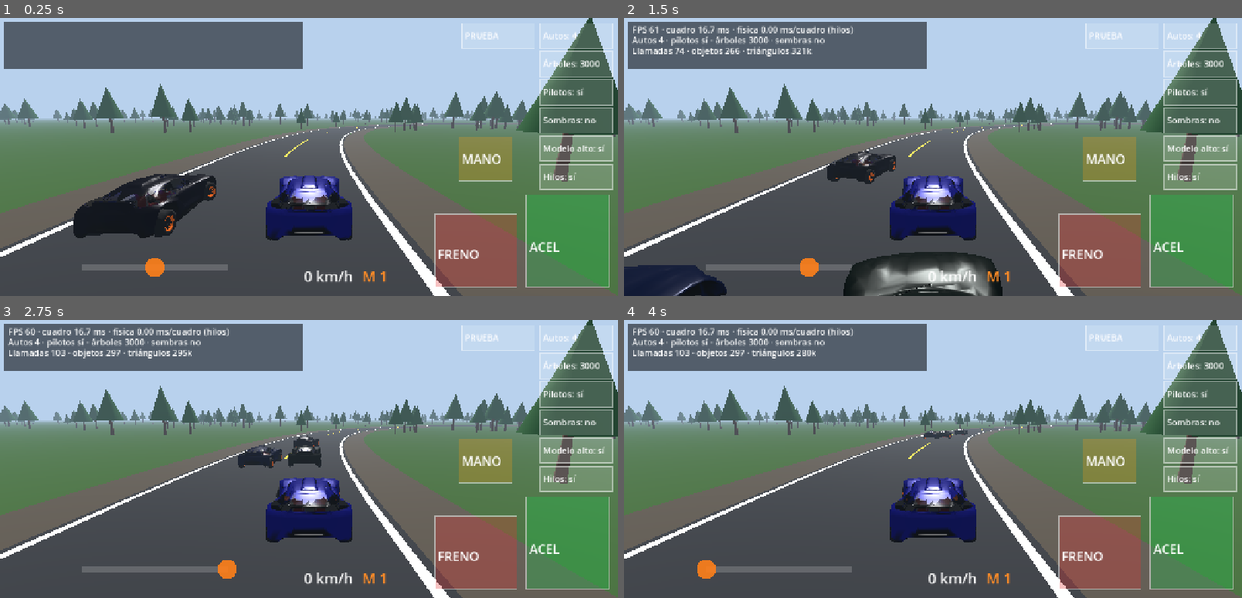
Above: before the commit, frames 1-4 (two rows, left to right).
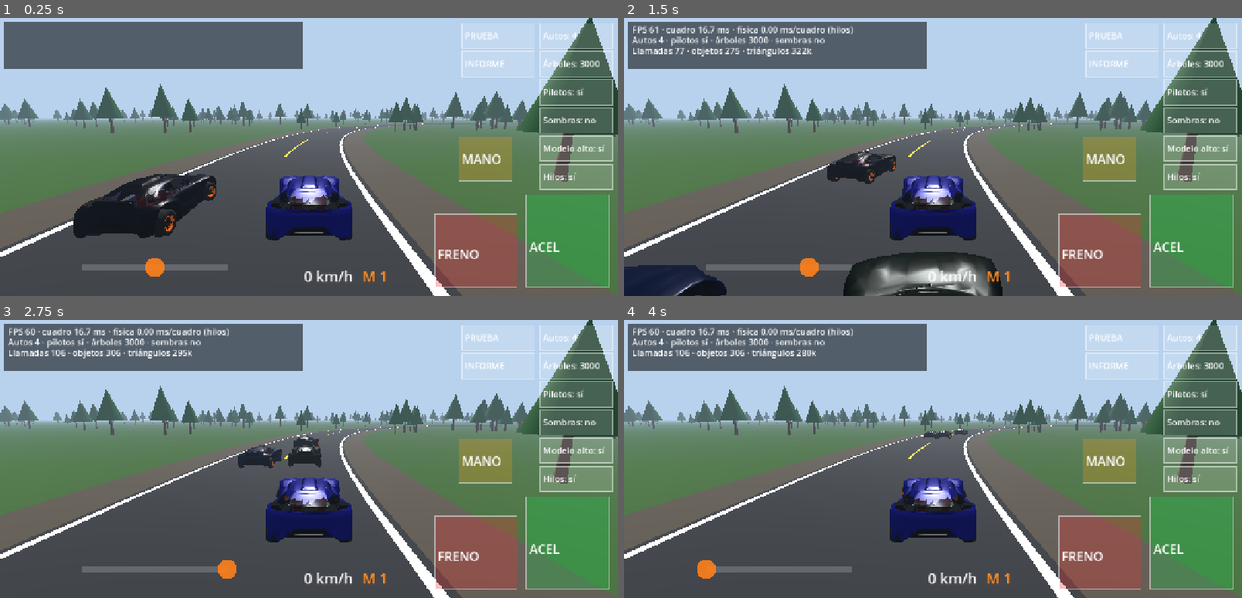
Above: after the commit, the same moments.

Repository: webmaletin-art/Rally-Sim-movile
Game: Godot game, scene res://bootstrap/boot.tscn
Two runs of this game, one before a commit and one after it. Both use one fixed random seed, a clock stepped at 60 frames per second and the inputs below.
Inputs (mouse positions are in pixels of both pictures, inside the frame that each line leads up to):
- Up to frame 1 (0.25 s): no input
- Up to frame 2 (1.5 s): move the mouse to (1068, 143) at 0.52 s; hold D 0.53-1.25 s; click (1068, 143) at 0.67 s; tap Space at 0.77 s; drag from (809, 170) to (902, 212) at 1.27 s
- Up to frame 3 (2.75 s): move the mouse to (370, 397) at 2.02 s; hold D from 2.03 s (still down)
- Up to frame 4 (4 s): release D at 2.75 s; drag from (902, 514) to (747, 417) at 2.77 s; move the mouse to (1118, 500) at 3.52 s; hold A from 3.53 s (still down); tap Space at 3.77 s

The runs differ from the first frame. In frame 1, 0.2% of the frame differs, in the area x 74-87%, y 11-22%; in frame 2, 0.3%, in the area x 9-87%, y 10-22%; in frame 3, 0.3%; in frame 4, 0.3%.

Commit message:
Godot: INFORME button copies a full performance report (device info + benchmark detail)
Co-Authored-By: Claude Sonnet 5.5 <noreply@anthropic.com>
Claude-Session: https://claude.ai/code/session_01P18mcfX7vPAh1HouukYKHr

Diff:
--- a/godot/game/main.gd
+++ b/godot/game/main.gd
@@ -40,6 +40,7 @@
 var bench_i := -1 # índice de la prueba automática en curso (-1 = apagada)
 var bench_t := 0.0
 var _bench_samples: Array = []
+var report_body: Array = [] # líneas detalladas por configuración
 var bench_results: Array = []
 var no_body := false
 var autobench := false
@@ -73,6 +74,7 @@
 	layer.add_child(hud)
 	hud.option_changed.connect(_on_option)
 	hud.bench_pressed.connect(_bench_start)
+	hud.copy_pressed.connect(_copy_report)
 	_rebuild_trees()
 	_rebuild_cars()
 	if autobench:
@@ -211,6 +213,7 @@
 func _bench_start() -> void:
 	bench_i = -1
 	bench_results.clear()
+	report_body.clear()
 	_bench_next()
 
 func _bench_next() -> void:
@@ -220,10 +223,11 @@
 		var lines := ["RESULTADOS (mandame una captura de esto)", "autos · árboles · pilotos · sombras · hilos  →  FPS · ms/cuadro · física ms · llamadas · triángulos"]
 		for r in bench_results:
 			lines.append(r)
+		lines.append("Tocá INFORME para copiar el informe completo")
 		hud.result_text = "\n".join(lines)
 		hud.stats_text = ""
 		if autobench:
-			print("\n".join(lines))
+			_copy_report()
 			await get_tree().create_timer(0.5).timeout
 			if shot_path != "":
 				get_viewport().get_texture().get_image().save_png(shot_path)
@@ -250,6 +254,10 @@
 		if bench_i >= 0:
 			_bench_samples.append([dt, shown_phys_ms, RenderingServer.get_rendering_info(RenderingServer.RENDERING_INFO_TOTAL_DRAW_CALLS_IN_FRAME), RenderingServer.get_rendering_info(RenderingServer.RENDERING_INFO_TOTAL_PRIMITIVES_IN_FRAME)])
 	if bench_t >= 6.0:
+		var dts: Array = []
+		for smp in _bench_samples:
+			dts.append(smp[0])
+		dts.sort()
 		var n := _bench_samples.size()
 		var sdt := 0.0
 		var sph := 0.0
@@ -260,13 +268,65 @@
 			sph += s[1]
 			sdc += s[2]
 			stri += s[3]
-		_bench_samples.clear()
 		var c: Array = BENCH_CFGS[bench_i]
 		if n > 0:
 			bench_results.append("%2d autos · %5d árb · pil %s · som %s · hilos %s  →  %3d FPS · %5.1f ms · fis %4.1f · %4d llam · %dk tri" % [
 				c[0], c[1], "sí" if c[2] == 1 else "no", "sí" if c[3] == 1 else "no", "sí" if c[4] == 1 else "no",
 				int(round(float(n) / sdt)), sdt / n * 1000.0, sph / n, int(sdc / n), int(stri / n / 1000.0)])
+			var slow := 0
+			var slow20 := 0
+			for d in dts:
+				if d > 0.0334:
+					slow += 1
+				if d > 0.0205:
+					slow20 += 1
+			report_body.append("  #%d: cuadros %d · p50 %.1f ms · p95 %.1f ms · p99 %.1f ms · peor %.1f ms · cuadros >20 ms (bajan de 50 FPS) %.1f%% · cuadros >33 ms (tirones) %d (%.1f%%) · memoria de video %d MB · texturas %d MB" % [
+				bench_i + 1, n, float(dts[n / 2]) * 1000.0, float(dts[int(n * 0.95)]) * 1000.0, float(dts[mini(n - 1, int(n * 0.99))]) * 1000.0, float(dts[n - 1]) * 1000.0, 100.0 * slow20 / n, slow, 100.0 * slow / n,
+				int(RenderingServer.get_rendering_info(RenderingServer.RENDERING_INFO_VIDEO_MEM_USED) / 1048576.0), int(RenderingServer.get_rendering_info(RenderingServer.RENDERING_INFO_TEXTURE_MEM_USED) / 1048576.0)])
+		_bench_samples.clear()
 		_bench_next()
+
+## Informe completo: datos del teléfono + versión del juego + tabla de la prueba. Se copia al portapapeles y se guarda en un archivo.
+func _build_report() -> String:
+	var v := "completo (todo adentro)"
+	if FileAccess.file_exists("user://content_version.txt"):
+		v = FileAccess.get_file_as_string("user://content_version.txt").strip_edges()
+	var mem := OS.get_memory_info()
+	var out: Array = []
+	out.append("=== INFORME GSKORP RALLY (Godot) ===")
+	out.append("Fecha: " + Time.get_datetime_string_from_system())
+	out.append("Juego: versión %s" % v)
+	out.append("Motor: Godot %s · renderizador %s" % [Engine.get_version_info()["string"], str(ProjectSettings.get_setting("rendering/renderer/rendering_method"))])
+	out.append("Teléfono: %s · %s %s" % [OS.get_model_name(), OS.get_name(), OS.get_version()])
+	out.append("Procesador: %s · %d núcleos" % [OS.get_processor_name(), OS.get_processor_count()])
+	out.append("Memoria: %d MB en total · %d MB libres" % [int(float(mem.get("physical", 0)) / 1048576.0), int(float(mem.get("available", mem.get("free", 0))) / 1048576.0)])
+	out.append("GPU: %s · %s · %s" % [RenderingServer.get_video_adapter_name(), RenderingServer.get_video_adapter_vendor(), RenderingServer.get_video_adapter_api_version()])
+	var hz := DisplayServer.screen_get_refresh_rate()
+	out.append("Pantalla: %dx%d · %s Hz" % [DisplayServer.window_get_size().x, DisplayServer.window_get_size().y, ("%.0f" % hz) if is_finite(hz) and hz > 0.0 else "?"])
+	out.append("")
+	if bench_results.is_empty():
+		out.append("(No se corrió la prueba automática. Estado actual:)")
+		out.append(hud.stats_text.replace("\n", " | "))
+	else:
+		out.append("PRUEBA AUTOMÁTICA (cada configuración 6 s, sin contar el primer segundo y medio)")
+		out.append("autos · árboles · pilotos · sombras · hilos  →  FPS · ms/cuadro · física ms · llamadas · triángulos")
+		for r in bench_results:
+			out.append(r)
+		out.append("")
+		out.append("DETALLE (p50/p95/p99 = tiempo de cuadro del 50%, 95% y 99% de los cuadros; cuadros lentos = tirones)")
+		for r in report_body:
+			out.append(r)
+	return "\n".join(out)
+
+func _copy_report() -> void:
+	var txt := _build_report()
+	DisplayServer.clipboard_set(txt)
+	var f := FileAccess.open("user://informe_gskorp.txt", FileAccess.WRITE)
+	if f:
+		f.store_string(txt)
+		f.close()
+	hud.show_toast("Informe copiado ✔  Pegalo en el chat")
+	print(txt)
 
 func _on_option(key: String, value) -> void:
 	match key:
--- a/godot/game/ui/hud.gd
+++ b/godot/game/ui/hud.gd
@@ -5,6 +5,7 @@
 
 signal option_changed(key: String, value)
 signal bench_pressed
+signal copy_pressed
 
 var steer := 0.0
 var throttle := 0.0
@@ -15,6 +16,8 @@
 var gear_text := "1"
 var rpm := 0.0
 var result_text := ""
+var toast_text := ""
+var toast_t := 0.0
 
 var _steer_finger := -1
 var _steer_x0 := 0.0
@@ -49,6 +52,7 @@
 	_buttons.append({"id": "brake", "rect": Rect2(s.x - 380, s.y - 170, 170, 150), "label": "FRENO"})
 	_buttons.append({"id": "hb", "rect": Rect2(s.x - 330, s.y - 330, 110, 90), "label": "MANO"})
 	_buttons.append({"id": "bench", "rect": Rect2(s.x - 2.0 * bw - 24, 10, bw, bh * 0.75), "label": "PRUEBA"})
+	_buttons.append({"id": "copy", "rect": Rect2(s.x - 2.0 * bw - 24, 10 + (bh * 0.75 + 6), bw, bh * 0.75), "label": "INFORME"})
 	var keys := ["cars", "trees", "pilots", "shadows", "hi", "threads"]
 	var names := {"cars": "Autos", "trees": "Árboles", "pilots": "Pilotos", "shadows": "Sombras", "hi": "Modelo alto", "threads": "Hilos"}
 	for i in keys.size():
@@ -72,6 +76,8 @@
 				elif h == "bench":
 					result_text = ""
 					bench_pressed.emit()
+				elif h == "copy":
+					copy_pressed.emit()
 			elif ev.position.x < _vs().x * 0.5 and _steer_finger == -1:
 				_steer_finger = ev.index
 				_steer_x0 = ev.position.x
@@ -102,7 +108,13 @@
 			"brake": brake = 1.0
 			"hb": handbrake = true
 
+func show_toast(t: String) -> void:
+	toast_text = t
+	toast_t = 3.0
+
 func _process(_dt: float) -> void:
+	if toast_t > 0.0:
+		toast_t -= _dt
 	# teclado (para probar en la compu)
 	var kt := Input.is_key_pressed(KEY_W) or Input.is_key_pressed(KEY_UP)
 	var kb := Input.is_key_pressed(KEY_S) or Input.is_key_pressed(KEY_DOWN)
@@ -165,7 +177,7 @@
 			var key := id.substr(4)
 			var val = option_value(key)
 			lab += ": " + (("sí" if int(val) == 1 else "no") if key in ["pilots", "shadows", "hi", "threads"] else str(val))
-		var fs := 18 if (id.begins_with("opt:") or id == "bench") else 26
+		var fs := 18 if (id.begins_with("opt:") or id == "bench" or id == "copy") else 26
 		draw_string(font, Vector2(r.position.x + 6, r.position.y + r.size.y * 0.62), lab, HORIZONTAL_ALIGNMENT_LEFT, r.size.x - 8, fs, Color(1, 1, 1))
 	if result_text != "":
 		var rl := result_text.split("\n")
@@ -173,3 +185,6 @@
 		draw_rect(Rect2(20, 20, vs.x - 40, h), Color(0, 0, 0, 0.82))
 		for i in rl.size():
 			draw_string(font, Vector2(34, 46 + i * 24), rl[i], HORIZONTAL_ALIGNMENT_LEFT, vs.x - 60, 19, Color(1, 1, 1))
+	if toast_t > 0.0:
+		draw_rect(Rect2(vs.x * 0.5 - 260, vs.y * 0.5 - 40, 520, 80), Color(0, 0, 0, 0.85))
+		draw_string(font, Vector2(vs.x * 0.5 - 250, vs.y * 0.5 + 8), toast_text, HORIZONTAL_ALIGNMENT_CENTER, 500, 26, Color(0.4, 1, 0.5))
